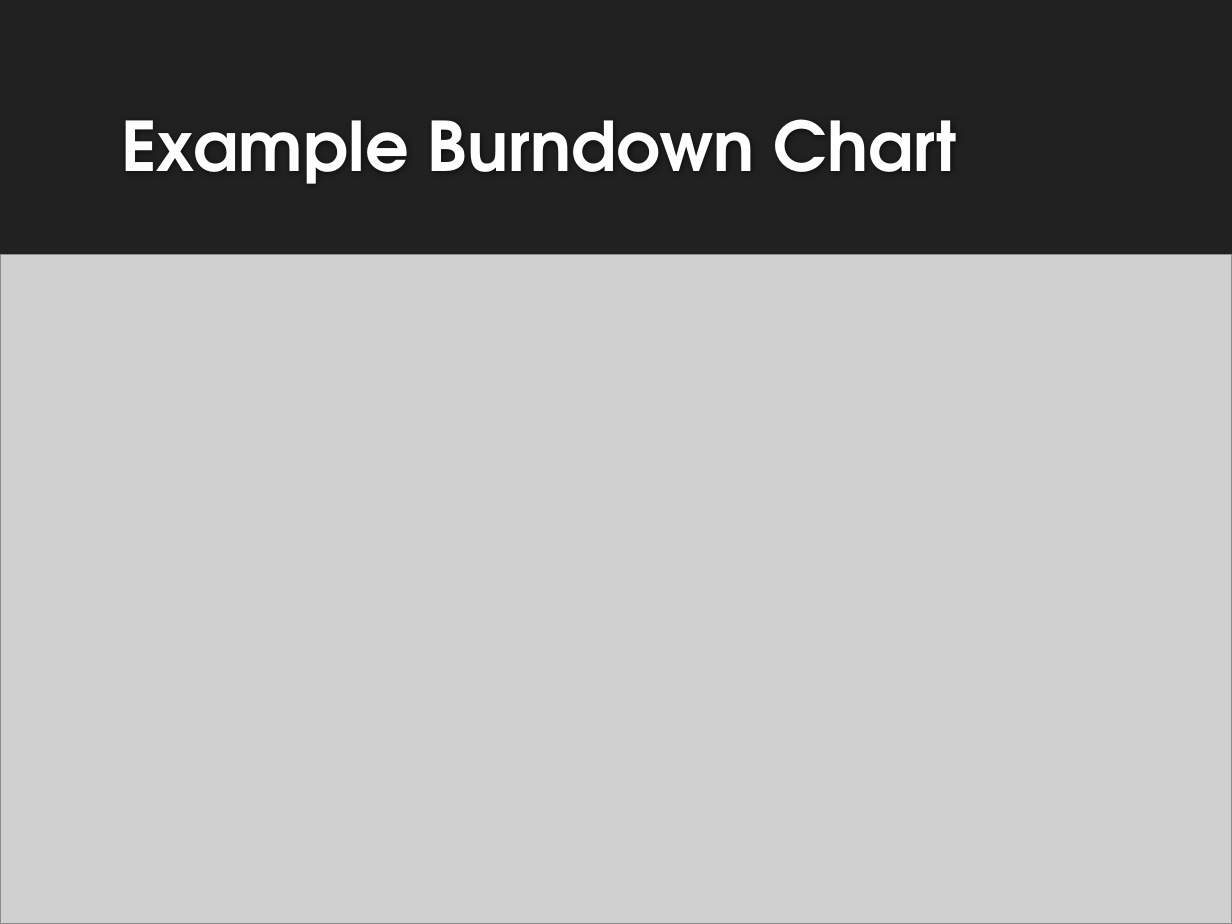
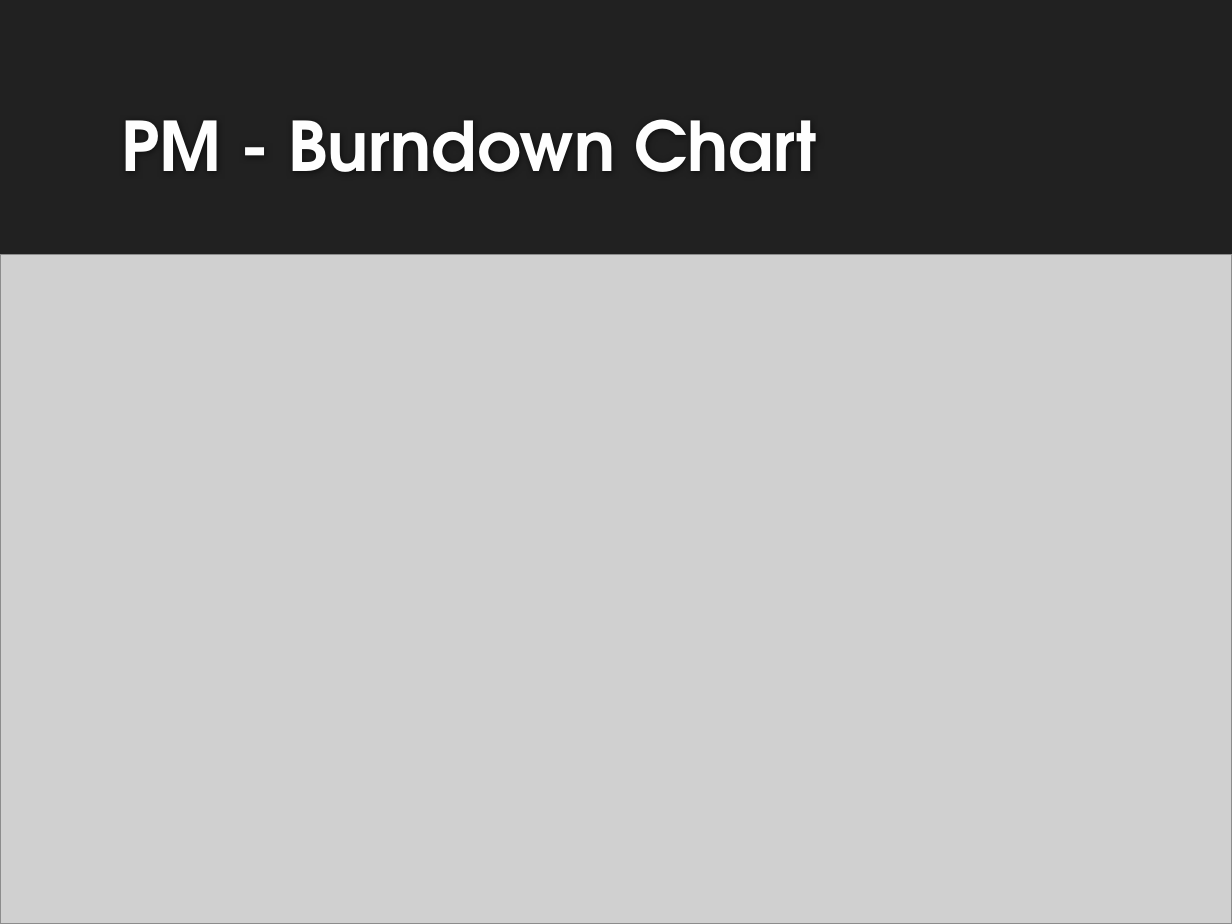
Before and after one commit to Kathamii/TINF15B4MCJI, a slide deck: slide 14 of docs/MidTermSE.pptx (slide 10 before the commit). Drawn at 1232x924 pixels with LibreOffice and Linux fonts; fonts in the diff are those of the drawing; grey boxes stand for pictures; background and template pictures are left out. Boxes give left, top, right and bottom in pixels: in the first picture for what was removed or moved away, otherwise in the second. Text is boxed around its words. In the diff, an @@ line names an element or a change of style, - is before the commit and + after.

```diff
--- a/docs/MidTermSE.pptx
+++ b/docs/MidTermSE.pptx
@@ title at bbox=[121, 119, 817, 172]: text changed @@
-Example Burndown Chart
+PM - Burndown Chart
```
Also in this commit, not shown: 7 other slides changed, 5 slides added, 2 slides removed, 1 other file.
